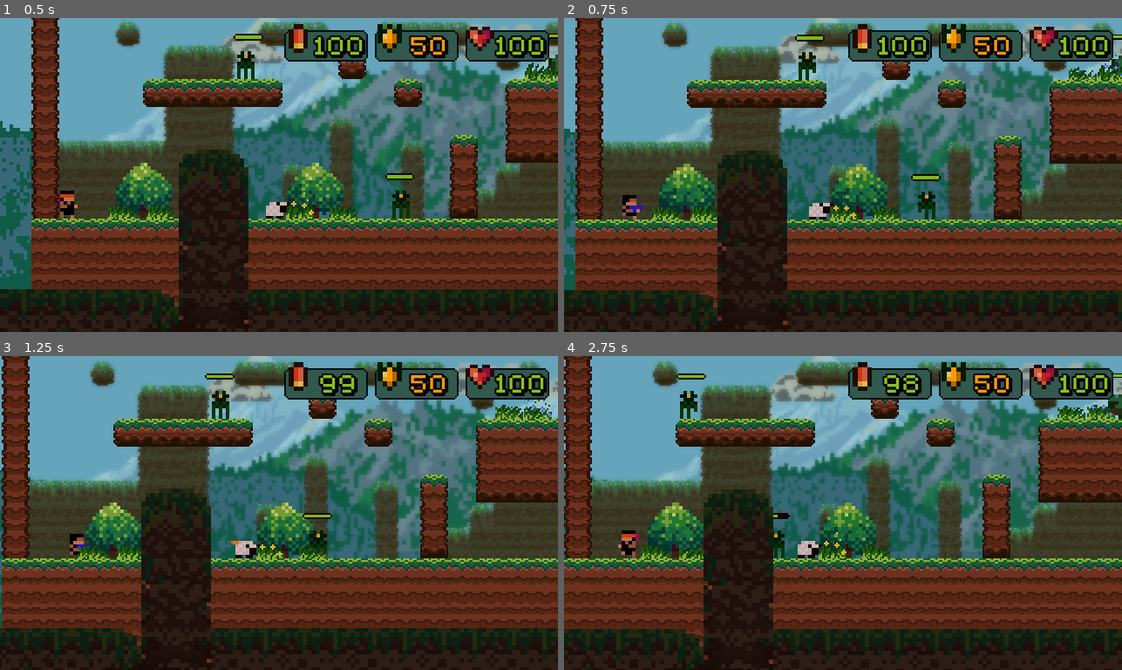
Above: before the commit, frames 1-4 (two rows, left to right).
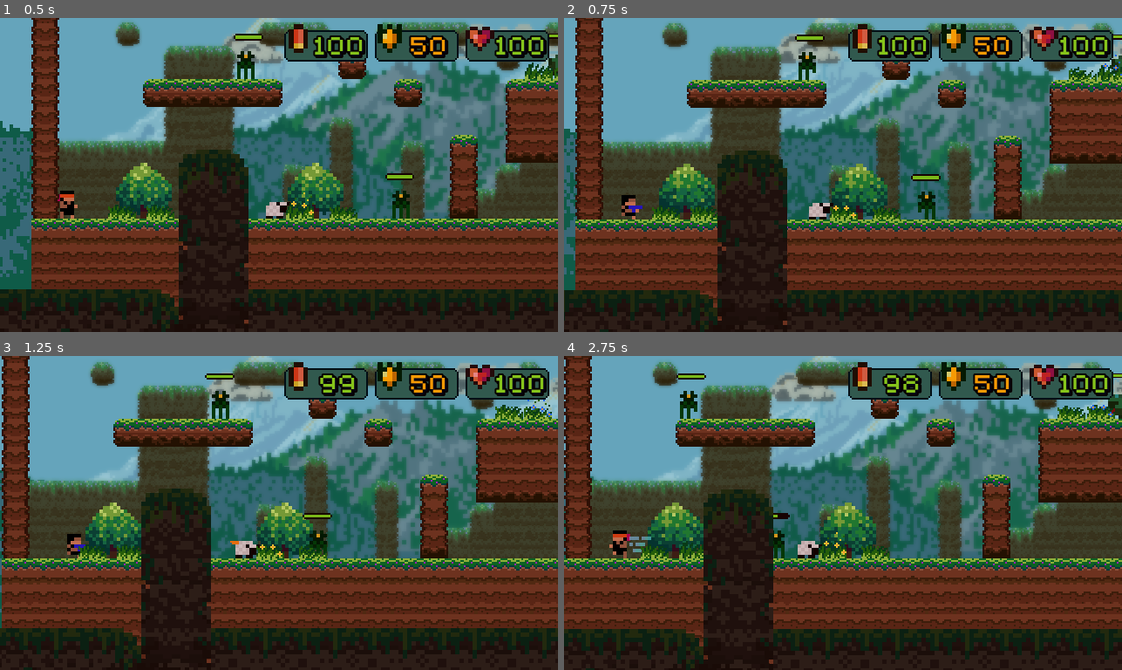
Above: after the commit, the same moments.

Repository: heartyhardy/pewpew-the-game
Game: Godot game, scene res://LevelOne.tscn
The game is run twice, just before and just after one commit, with the same random seed, the same clock (stepped at 60 frames per second) and the same inputs.
Inputs:
- Up to frame 1 (0.5 s): no input
- Up to frame 2 (0.75 s): tap Enter at 0.5 s; hold Right (ui_right) from 0.53 s (still down); tap V at 0.6 s
- Up to frame 3 (1.25 s): keep holding Right (ui_right); tap Space (ui_select) at 0.77 s; tap 1 at 0.8 s
- Up to frame 4 (2.75 s): tap 1 at 1.35 s; tap Space (ui_select) at 1.52 s; tap 2 at 1.55, 2.1 s; release Right (ui_right) at 2.03 s; hold Left (ui_left) from 2.03 s (still down); tap V at 2.3 s

Frame 1 is identical in both runs. In frame 2, less than 0.1% of the frame differs, in the area x 10-15%, y 56-65%; in frame 3, less than 0.1%; in frame 4, 0.5%, in the area x 8-25%, y 55-65%.

Commit message:
Added Melee mode, Passive Skills, Effects singletons, fixed bugs

Diff:
--- a/AttackMode.gd
+++ b/AttackMode.gd
@@ -1,6 +1,6 @@
 extends Node2D
 
-enum ATTACK_MODES {MELEE = 1, GUN = 2}
+enum ATTACK_MODES {MELEE = 1, RANGED = 2}
 
 var attack_mode_length = 2
 var current_attack_mode = ATTACK_MODES.MELEE
--- a/LevelOne.tscn
+++ b/LevelOne.tscn
@@ -38,7 +38,6 @@
 
 [node name="Player" parent="." instance=ExtResource( 2 )]
 position = Vector2( 16, 144 )
-speed = 55
 
 [node name="Enemies" type="Node2D" parent="."]
 
--- /dev/null
+++ b/MeleeAttackTypes.gd
@@ -0,0 +1,46 @@
+extends Node2D
+
+#AVAILABLE RANGE ATTACK AMMO TYPES
+const DEFAULT_PUNCH = preload("res://MeleeDefaultPunch.tscn")
+
+#UNLOCKED ATTACKS LIST
+onready var UNLOCKED_ATTACKS = {
+	1: true,
+	2: false
+}
+
+onready var current_attack = 1
+
+
+#GET CURRENTLY SELECTED AMMO TYPE
+func get_current_attack():
+	return get_melee_attack(current_attack)
+
+
+#SET CURRENT MELEE ATTACK
+func set_current_attack(punch_type:int) -> bool:
+	if is_attack_type_valid(punch_type):
+		current_attack = punch_type
+		return true
+	else:
+		return false
+
+
+
+#IS GIVEN ATTACK VALID?
+func is_attack_type_valid(punch_type:int) -> bool:
+	if UNLOCKED_ATTACKS.has(punch_type):
+		if UNLOCKED_ATTACKS[punch_type]:
+			return true
+		else:
+			return false
+	return false
+
+
+#GET MELEE ATTACK TYPE BY KEY
+func get_melee_attack(punch_type:int):
+	if !is_attack_type_valid(punch_type):
+		return DEFAULT_PUNCH
+	match punch_type:
+		1: return DEFAULT_PUNCH
+		_: return DEFAULT_PUNCH
--- /dev/null
+++ b/MeleeAttackTypes.tscn
@@ -0,0 +1,6 @@
+[gd_scene load_steps=2 format=2]
+
+[ext_resource path="res://MeleeAttackTypes.gd" type="Script" id=1]
+
+[node name="MeleeAttackTypes" type="Node2D"]
+script = ExtResource( 1 )
--- a/MeleeDefaultPunch.gd
+++ b/MeleeDefaultPunch.gd
@@ -1,6 +1,7 @@
 extends Area2D
 
 export(int) var damage = 25
+export(float) var cooldown = 0.35
 
 const SPEED = 50
 
--- /dev/null
+++ b/PassiveSkills.gd
@@ -0,0 +1,64 @@
+extends Node2D
+
+const PASSIVE_SKILLS = {
+#	ADDS 20 TO SPEED
+	"MINOR_HASTE": [false, 10]
+	}
+
+
+#IS SKILL ACTIVE
+func is_skill_active(skill: String) -> bool:
+	if PASSIVE_SKILLS.has(skill):
+		return PASSIVE_SKILLS[skill][0]
+	return false
+
+
+#ACTIVATE A SKILL
+func activate_skill(skill: String) -> int:
+	if PASSIVE_SKILLS.has(skill):
+		PASSIVE_SKILLS[skill][0] = true
+		return PASSIVE_SKILLS[skill][1]
+	return -1
+
+
+#DEACTIVATE A SKILL
+func deactivate_skill(skill: String) -> int:
+	if PASSIVE_SKILLS.has(skill):
+		PASSIVE_SKILLS[skill][0] = false
+		return PASSIVE_SKILLS[skill][1]
+	return -1
+
+
+func _physics_process(delta):
+#	APPLY MINOR HASTE IF IN MELEE MODE
+	print_debug(PlayerGlobals.get("is_on_ground"))
+	toggle_minor_haste()
+
+
+#PASSIVE SKILLS SECTION
+
+#*** MINOR HASTE ***
+
+#APPLY MINOR HASTE WHEN IN MELEE MODE
+func apply_minor_haste():
+	if is_skill_active("MINOR_HASTE"):
+		var current_speed = PlayerGlobals.get_speed()
+		PlayerGlobals.set_speed(current_speed + PASSIVE_SKILLS["MINOR_HASTE"][1])
+
+#REMOVE MINOR HASTE WHEN NOT IN MELEE MODEc
+func remove_minor_haste():
+	if !is_skill_active("MINOR_HASTE"):
+		var current_speed = PlayerGlobals.get_speed()
+		PlayerGlobals.set_speed(current_speed - PASSIVE_SKILLS["MINOR_HASTE"][1])
+
+
+#TOGGLE MINOR HASTE
+func toggle_minor_haste():
+	if AttackMode.get_attack_mode() == AttackMode.ATTACK_MODES.MELEE and PlayerGlobals.get("is_on_ground"):
+		if !is_skill_active("MINOR_HASTE"):
+			activate_skill("MINOR_HASTE")
+			apply_minor_haste()
+	elif AttackMode.get_attack_mode() != AttackMode.ATTACK_MODES.MELEE or !PlayerGlobals.get("is_on_ground"):
+		if is_skill_active("MINOR_HASTE"):
+			deactivate_skill("MINOR_HASTE")
+			remove_minor_haste()
--- /dev/null
+++ b/PassiveSkills.tscn
@@ -0,0 +1,6 @@
+[gd_scene load_steps=2 format=2]
+
+[ext_resource path="res://PassiveSkills.gd" type="Script" id=1]
+
+[node name="PassiveSkills" type="Node2D"]
+script = ExtResource( 1 )
--- a/Player.gd
+++ b/Player.gd
@@ -1,23 +1,16 @@
 extends KinematicBody2D
 
-export(int) var speed = 30
-export(int) var swim_speed = 20
 export(int) var hp = 100
 export(int) var armor = 50
 export(int) var ammo = 100
-
-export(float) var weapon_cooldown = 0.35
-export(float) var melee_cooldown = 0.3
+export(int) var speed = 50
+export(int) var jump_speed = -250
+export(int) var swim_speed = 20
 
 export(int) var buoyancy = 5
 
 const GRAVITY = 10
-const JUMP_FORCE = -250
 const FLOOR = Vector2(0, -1)
-
-const REGULAR_BULLET = preload("res://RegularBullet.tscn")
-const REGULAR_PUNCH = preload("res://MeleeDefaultPunch.tscn")
-const WATER_SPLASH = preload("res://WaterSplash.tscn")
 
 var velocity = Vector2()
 var submerged_velocity = Vector2()
@@ -41,6 +34,8 @@
 	PlayerGlobals.set("hp", hp)
 	PlayerGlobals.set("armor", armor)
 	PlayerGlobals.set("ammo", ammo)
+	PlayerGlobals.set("speed", speed)
+	PlayerGlobals.set("jump_speed", jump_speed)
 
 	var tilemap_rect = get_parent().get_node("BaseLayer/TileMap").get_used_rect()
 	var cell_size = get_parent().get_node("BaseLayer/TileMap").cell_size
@@ -50,17 +45,28 @@
 	$Player_Cam.limit_top = (tilemap_rect.position.y - 32) * cell_size.y
 	$Player_Cam.limit_bottom = tilemap_rect.end.y * cell_size.y
 
-	$ShootCDTimer.wait_time = weapon_cooldown
-	$MeleeCDTimer.wait_time = melee_cooldown
-
 
 #INPUT EVENTS
 func _input(event: InputEvent):
 	if event is InputEventKey and event.pressed:
-		if event.scancode == KEY_V:
-			attack_mode = AttackMode.cycle_attack_mode()
-
-
+		match event.scancode:
+			KEY_V:
+				attack_mode = AttackMode.cycle_attack_mode()
+			KEY_1:
+				process_attack_switch(1)
+			KEY_2:
+				process_attack_switch(2)
+
+
+#PROCESS ATTACK SWITCH KEY
+func process_attack_switch(attack_key:int):
+	if attack_mode == AttackMode.ATTACK_MODES.MELEE:
+		MeleeAttackTypes.set_current_attack(attack_key)
+	elif attack_mode == AttackMode.ATTACK_MODES.RANGED:
+		RangedAttackTypes.set_current_attack(attack_key)
+
+
+#*** PHYSICS PROCESS ***
 func _physics_process(delta):
 
 #	IF DEAD DON'T PROCESS PHYSICS
@@ -77,15 +83,21 @@
 		is_submerged = false
 
 
-
 #	GROUND MOVEMENT
 	if !is_submerged:
+#		SET PLAYER GLOBAL STATE
+		PlayerGlobals.set("is_on_ground", true)
+		PlayerGlobals.set("is_submerged", false)
+
 		handle_ground_movement()
 	elif is_submerged:
 #	UNDERWATER MOVEMENT
+#		SET PLAYER GLOBAL STATE
+		PlayerGlobals.set("is_on_ground", false)
+		PlayerGlobals.set("is_submerged", true)
 		handle_underwater_movement(tile)
 
-
+	print_debug(PlayerGlobals.get_speed())
 #	WATER SPLASH ON CONTACT
 	water_splash()
 
@@ -98,10 +110,10 @@
 	var tile = get_colliding_tile()
 	if tile[0] in [16, 19] and !is_on_floor():
 		is_water_splashed = true
-		print_debug(tile[1].x, tile[2].cell_size, tile[2].position.y)
 		var splash_pos = Vector2((tile[1].x * tile[2].cell_size.x)
 		 + tile[2].cell_size.x/2, (tile[1].y * tile[2].cell_size.y) - 6)
-		var splash = WATER_SPLASH.instance()
+#		GET WATER EFFECT FROM PRELOADER
+		var splash = SpecialEffectTypes.get_special_effect(1).instance()
 		get_parent().add_child(splash)
 		splash.position = splash_pos
 	$WaterSplashTimer.start()
@@ -111,41 +123,50 @@
 #GROUND MOVEMENT HANDLER
 func handle_ground_movement():
 #	HIDE BUBBLES
-	if $Bubbles_Anim.visible:
-		$Bubbles_Anim.stop()
-		$Bubbles_Anim.visible = false
+	hide_water_bubbles()
+
+	if attack_mode == AttackMode.ATTACK_MODES.MELEE and !$PassiveEffects/MinorHaste_Ani.visible:
+		show_haste_effects()
+	elif !attack_mode == AttackMode.ATTACK_MODES.MELEE:
+		hide_haste_effects()
 
 #	HORIZONTAL MOVEMENT
 	if Input.is_action_pressed("ui_right") and !is_ducked and !is_taking_damage and is_alive:
 		if !is_attacking or !is_on_floor():
-			velocity.x = speed
+			velocity.x = PlayerGlobals.get_speed()
 			if !is_attacking:
 				$Player_Anim.play(Animations.get_animation("RUN", attack_mode))
 				$Player_Anim.flip_h = false
 				if sign($ShootPoint.position.x)  == -1:
 					$ShootPoint.position.x *= -1
 					$MeleeHitPoint.position.x *= -1
+					$PassiveEffects/MinorHaste_Ani.position *= -1
+					$PassiveEffects/MinorHaste_Ani.flip_h = false
 	elif Input.is_action_pressed("ui_left") and !is_ducked and !is_taking_damage and is_alive:
 		if !is_attacking or !is_on_floor():
-			velocity.x = -speed
+			velocity.x = -PlayerGlobals.get_speed()
 			if !is_attacking:
 				$Player_Anim.play(Animations.get_animation("RUN", attack_mode))
 				$Player_Anim.flip_h = true
 				if sign($ShootPoint.position.x) == 1:
 					$ShootPoint.position.x *= -1
 					$MeleeHitPoint.position.x *= -1
+					$PassiveEffects/MinorHaste_Ani.position *= -1
+					$PassiveEffects/MinorHaste_Ani.flip_h = true
 	else:
 		velocity.x = 0
 		if is_on_ground and !is_attacking and is_alive and !is_ducked and !is_taking_damage:
 			$Player_Anim.play(Animations.get_animation("IDLE", attack_mode))
 		if is_on_ground and !is_attacking and is_alive and is_ducked and !is_taking_damage:
 			$Player_Anim.play(Animations.get_animation("DUCK", attack_mode))
+#		HIDE HASTE EFFECT WHEN STATIONARY
+		hide_haste_effects()
 
 
 #	VERTICAL MOVEMENT
 	if Input.is_action_pressed("ui_up") and !is_ducked and is_on_ground and is_alive:
 		if !is_attacking:
-			velocity.y = JUMP_FORCE
+			velocity.y = PlayerGlobals.get_jump_speed()
 			is_on_ground = false
 #	DUCK MODE
 	if Input.is_action_just_pressed("ui_down") and is_on_ground and is_alive:
@@ -198,9 +219,10 @@
 #UNDERWATERMOVEMENT HANDLER
 func handle_underwater_movement(collided_tile: Array):
 #	SHOW BUBBLES
-	if !$Bubbles_Anim.visible:
-		$Bubbles_Anim.visible = true
-		$Bubbles_Anim.play("Bubbles")
+	show_water_bubbles()
+
+#	HIDE HASTE VISUAL EFFECT (DISABLING IT HAPPENS IN PASSIVESKILLS PHYSICS PROCESS)
+	hide_haste_effects()
 
 #	HORIZONTAL MOVEMENT
 	if Input.is_action_pressed("ui_left"):
@@ -244,7 +266,7 @@
 			submerged_velocity.y += -swim_speed * 2
 		elif collided_tile[0] == 19:
 			is_submerged = false
-			velocity.y = JUMP_FORCE
+			velocity.y = PlayerGlobals.get_jump_speed()
 			velocity = move_and_slide(velocity, FLOOR)
 			return
 	elif Input.is_action_pressed("ui_down"):
@@ -267,13 +289,15 @@
 
 	if !is_ducked:
 		if is_on_floor():
+#			LATER CHANGE THIS SO PLAYER CAN CHASE AND HIT
 			velocity.x = 0
 		is_attacking = true
 		$Player_Anim.play("MeleeAttack")
-		var melee_punch = REGULAR_PUNCH.instance()
+		var melee_punch = MeleeAttackTypes.get_current_attack().instance()
 		melee_punch.set_direction(sign($MeleeHitPoint.position.x))
 		get_parent().add_child(melee_punch)
 		melee_punch.position = $MeleeHitPoint.global_position
+		$MeleeCDTimer.wait_time = melee_punch.cooldown
 		$MeleeCDTimer.start()
 
 
@@ -292,10 +316,11 @@
 		$Player_Anim.play("DuckShoot")
 	else:
 		$Player_Anim.play("Shoot")
-	var weapon_projectile = REGULAR_BULLET.instance()
+	var weapon_projectile = RangedAttackTypes.get_current_attack().instance()
 	weapon_projectile.set_direction(sign($ShootPoint.position.x))
 	get_parent().add_child(weapon_projectile)
 	weapon_projectile.position = $ShootPoint.global_position
+	$ShootCDTimer.wait_time = weapon_projectile.cooldown
 	$ShootCDTimer.start()
 
 #SET DUCK ON/OFF
@@ -412,6 +437,39 @@
 	return [tile, tile_collision_pos, tilemap]
 
 
+#***** TOGGLE FUNCTIONS ***
+
+#HIDE WATER BUBBLES
+func hide_water_bubbles():
+	if $Bubbles_Anim.visible:
+		$Bubbles_Anim.stop()
+		$Bubbles_Anim.visible = false
+
+
+#SHOW WATER BUBBLES
+func show_water_bubbles():
+	if !$Bubbles_Anim.visible:
+		$Bubbles_Anim.visible = true
+		$Bubbles_Anim.play("Bubbles")
+
+
+#HIDE HASTED ANIMATION WHEN NECESSARY
+func hide_haste_effects():
+	if $PassiveEffects/MinorHaste_Ani.visible:
+		$PassiveEffects/MinorHaste_Ani.visible = false
+		$PassiveEffects/MinorHaste_Ani.stop()
+		$PassiveEffects/MinorHaste_Ani.frame = 0
+
+
+#SHOW HASTED EFFECT
+func show_haste_effects():
+	if !$PassiveEffects/MinorHaste_Ani.visible:
+		$PassiveEffects/MinorHaste_Ani.visible = true
+		$PassiveEffects/MinorHaste_Ani.play("Hasted")
+
+#*** END OF TOGGLE FUNCTIONS ***
+
+
 #IS THE ANIMATION DONE?
 func _on_Player_Anim_animation_finished():
 	if is_taking_damage:
--- a/Player.tscn
+++ b/Player.tscn
@@ -84,6 +84,13 @@
 [ext_resource path="res://sprites/player/v1/player_melee_death_7.png" type="Texture" id=82]
 [ext_resource path="res://sprites/player/v1/player_melee_death_2.png" type="Texture" id=83]
 [ext_resource path="res://sprites/player/v1/player_melee_death_3.png" type="Texture" id=84]
+[ext_resource path="res://effects/passive/minor_haste/minor_haste_3.png" type="Texture" id=85]
+[ext_resource path="res://effects/passive/minor_haste/minor_haste_1.png" type="Texture" id=86]
+[ext_resource path="res://effects/passive/minor_haste/minor_haste_2.png" type="Texture" id=87]
+[ext_resource path="res://effects/passive/minor_haste/minor_haste_0.png" type="Texture" id=88]
+[ext_resource path="res://effects/passive/minor_haste/minor_haste_4.png" type="Texture" id=89]
+[ext_resource path="res://effects/passive/minor_haste/minor_haste_6.png" type="Texture" id=90]
+[ext_resource path="res://effects/passive/minor_haste/minor_haste_5.png" type="Texture" id=91]
 
 [sub_resource type="SpriteFrames" id=1]
 animations = [ {
@@ -193,36 +200,44 @@
 "speed": 5.0
 } ]
 
+[sub_resource type="RectangleShape2D" id=2]
+extents = Vector2( 6, 8 )
+
 [sub_resource type="RectangleShape2D" id=3]
-extents = Vector2( 6, 8 )
-
-[sub_resource type="RectangleShape2D" id=4]
 extents = Vector2( 5.23918, 5.81005 )
+
+[sub_resource type="SpriteFrames" id=4]
+animations = [ {
+"frames": [ ExtResource( 41 ), ExtResource( 40 ), ExtResource( 37 ), ExtResource( 43 ), ExtResource( 39 ), ExtResource( 38 ), ExtResource( 42 ), ExtResource( 41 ), ExtResource( 40 ), ExtResource( 37 ), ExtResource( 43 ), ExtResource( 39 ), ExtResource( 38 ), ExtResource( 42 ) ],
+"loop": true,
+"name": "AmmoPicked",
+"speed": 5.0
+}, {
+"frames": [ ExtResource( 25 ), ExtResource( 26 ), ExtResource( 28 ), ExtResource( 30 ), ExtResource( 27 ), ExtResource( 25 ), ExtResource( 26 ), ExtResource( 28 ), ExtResource( 30 ), ExtResource( 27 ), ExtResource( 29 ), ExtResource( 29 ) ],
+"loop": true,
+"name": "HPPicked",
+"speed": 5.0
+}, {
+"frames": [ ExtResource( 31 ), ExtResource( 35 ), ExtResource( 36 ), ExtResource( 32 ), ExtResource( 33 ), ExtResource( 34 ), ExtResource( 31 ), ExtResource( 35 ), ExtResource( 36 ), ExtResource( 32 ), ExtResource( 33 ), ExtResource( 34 ), ExtResource( 34 ) ],
+"loop": true,
+"name": "ArmorPicked",
+"speed": 5.0
+} ]
 
 [sub_resource type="SpriteFrames" id=5]
 animations = [ {
-"frames": [ ExtResource( 41 ), ExtResource( 40 ), ExtResource( 37 ), ExtResource( 43 ), ExtResource( 39 ), ExtResource( 38 ), ExtResource( 42 ), ExtResource( 41 ), ExtResource( 40 ), ExtResource( 37 ), ExtResource( 43 ), ExtResource( 39 ), ExtResource( 38 ), ExtResource( 42 ) ],
-"loop": true,
-"name": "AmmoPicked",
-"speed": 5.0
-}, {
-"frames": [ ExtResource( 31 ), ExtResource( 35 ), ExtResource( 36 ), ExtResource( 32 ), ExtResource( 33 ), ExtResource( 34 ), ExtResource( 31 ), ExtResource( 35 ), ExtResource( 36 ), ExtResource( 32 ), ExtResource( 33 ), ExtResource( 34 ), ExtResource( 34 ) ],
-"loop": true,
-"name": "ArmorPicked",
-"speed": 5.0
-}, {
-"frames": [ ExtResource( 25 ), ExtResource( 26 ), ExtResource( 28 ), ExtResource( 30 ), ExtResource( 27 ), ExtResource( 25 ), ExtResource( 26 ), ExtResource( 28 ), ExtResource( 30 ), ExtResource( 27 ), ExtResource( 29 ), ExtResource( 29 ) ],
-"loop": true,
-"name": "HPPicked",
+"frames": [ ExtResource( 61 ), ExtResource( 62 ), ExtResource( 60 ), ExtResource( 59 ) ],
+"loop": true,
+"name": "Bubbles",
 "speed": 5.0
 } ]
 
 [sub_resource type="SpriteFrames" id=6]
 animations = [ {
-"frames": [ ExtResource( 61 ), ExtResource( 62 ), ExtResource( 60 ), ExtResource( 59 ) ],
-"loop": true,
-"name": "Bubbles",
-"speed": 5.0
+"frames": [ ExtResource( 88 ), ExtResource( 86 ), ExtResource( 87 ), ExtResource( 85 ), ExtResource( 89 ), ExtResource( 91 ), ExtResource( 90 ) ],
+"loop": true,
+"name": "Hasted",
+"speed": 25.0
 } ]
 
 [node name="Player" type="KinematicBody2D"]
@@ -286,7 +301,7 @@
 [node name="Pick_Anim" type="AnimatedSprite" parent="."]
 visible = false
 scale = Vector2( 2, 2 )
-frames = SubResource( 5 )
+frames = SubResource( 4 )
 animation = "AmmoPicked"
 
 [node name="ShootCDTimer" type="Timer" parent="."]
@@ -300,9 +315,9 @@
 
 [node name="Bubbles_Anim" type="AnimatedSprite" parent="."]
 position = Vector2( 10.3207, -1.70516 )
-frames = SubResource( 6 )
+frames = SubResource( 5 )
 animation = "Bubbles"
-frame = 1
+frame = 2
 playing = true
 __meta__ = {
 "_edit_group_": true
@@ -316,6 +331,18 @@
 
 [node name="BubblesOrigin" type="Position2D" parent="."]
 position = Vector2( 5.71228, -5.37125 )
+
+[node name="PassiveEffects" type="Node2D" parent="."]
+
+[node name="MinorHaste_Ani" type="AnimatedSprite" parent="PassiveEffects"]
+modulate = Color( 1, 1, 1, 0.588235 )
+position = Vector2( -14.6293, -0.892015 )
+scale = Vector2( 1.75, 1.75 )
+frames = SubResource( 6 )
+animation = "Hasted"
+__meta__ = {
+"_edit_group_": true
+}
 [connection signal="animation_finished" from="Player_Anim" to="." method="_on_Player_Anim_animation_finished"]
 [connection signal="timeout" from="PulseStopTimer" to="." method="_on_PulseStopTimer_timeout"]
 [connection signal="timeout" from="PickupStopTimer" to="." method="_on_PickupStopTimer_timeout"]
--- a/PlayerGlobals.gd
+++ b/PlayerGlobals.gd
@@ -1,4 +1,7 @@
 extends Node2D
+
+const MAX_SPEED = 200
+const MAX_JUMP = 400
 
 #PLAYER OBJECT
 var player
@@ -7,6 +10,12 @@
 var hp
 var armor
 var ammo
+var speed
+var jump_speed
+
+#PLAYER STATUS
+var is_on_ground = false
+var is_submerged = false
 
 func _ready():
 	pass
@@ -29,6 +38,16 @@
 #GET PLAYER AMMO
 func get_ammo():
 	return ammo
+
+
+#GET PLAYER SPEED
+func get_speed():
+	return speed
+
+
+#GET JUMP SPEED
+func get_jump_speed():
+	return jump_speed
 
 
 #SET PLAYER HP
@@ -59,3 +78,15 @@
 		ammo = 999
 	else:
 		ammo = player_ammo
+
+
+#SET PLAYER SPEED
+func set_speed(player_speed):
+	if speed <= MAX_SPEED:
+		speed = player_speed
+
+
+#SET PLAYER JUMP_SPEED
+func set_jump_speed(player_jump):
+	if speed <= MAX_JUMP:
+		jump_speed = player_jump
--- /dev/null
+++ b/RangedAttackTypes.gd
@@ -0,0 +1,45 @@
+extends Node2D
+
+#AVAILABLE RANGE ATTACK AMMO TYPES
+const REGULAR_ATTACK = preload("res://RegularBullet.tscn")
+
+#UNLOCKED ATTACKS LIST
+onready var UNLOCKED_ATTACKS = {
+	1: true,
+	2: false
+}
+
+onready var current_attack = 1
+
+
+#GET CURRENTLY SELECTED AMMO TYPE
+func get_current_attack():
+	return get_ranged_attack(current_attack)
+
+
+#SET CURRENT AMMO TYPE
+func set_current_attack(ammo_type:int) -> bool:
+	if is_attack_type_valid(ammo_type):
+		current_attack = ammo_type
+		return true
+	else:
+		return false
+
+
+#IS GIVEN ATTACK VALID?
+func is_attack_type_valid(ammo_type:int) -> bool:
+	if UNLOCKED_ATTACKS.has(ammo_type):
+		if UNLOCKED_ATTACKS[ammo_type]:
+			return true
+		else:
+			return false
+	return false
+
+
+#GET RANAGED ATTACK AMMO TYPE BY KEY
+func get_ranged_attack(ammo_type:int):
+	if !is_attack_type_valid(ammo_type):
+		return REGULAR_ATTACK
+	match ammo_type:
+		1: return REGULAR_ATTACK
+		_: return REGULAR_ATTACK
--- /dev/null
+++ b/RangedAttackTypes.tscn
@@ -0,0 +1,6 @@
+[gd_scene load_steps=2 format=2]
+
+[ext_resource path="res://RangedAttackTypes.gd" type="Script" id=1]
+
+[node name="RangedAttackTypes" type="Node2D"]
+script = ExtResource( 1 )
--- a/RegularBullet.gd
+++ b/RegularBullet.gd
@@ -2,6 +2,7 @@
 
 export(int) var speed = 200
 export(int) var damage = 10
+export(float) var cooldown = 0.35
 
 var velocity = Vector2()
 var direction = 1
--- a/Seaweed.gd
+++ b/Seaweed.gd
@@ -6,6 +6,7 @@
 	gen_z_index()
 	gen_start_frame()
 
+
 #GENERATE A RANDOM Z-INDEX
 func gen_z_index():
 	rand.randomize()
@@ -13,11 +14,11 @@
 	$Seaweed_Anim.z_index = zindex
 
 
+#GENERATE A RANDOM START FRAME
 func gen_start_frame():
 	rand.randomize()
 	var frames = $Seaweed_Anim.frames.get_frame_count("Idle")
 	var start_frame = rand.randi_range(0, frames)
-	print_debug(start_frame)
 	$Seaweed_Anim.stop()
 	$Seaweed_Anim.frame = start_frame
 	$Seaweed_Anim.play("Idle")
--- /dev/null
+++ b/SpecialEffectTypes.gd
@@ -0,0 +1,11 @@
+extends Node2D
+
+#AVAILABLE RANGE ATTACK AMMO TYPES
+const WATER_SPLASH = preload("res://WaterSplash.tscn")
+
+
+#GET RANAGED ATTACK AMMO TYPE BY KEY
+func get_special_effect(effet_type:int):
+	match effet_type:
+		1: return WATER_SPLASH
+		_: return null
--- /dev/null
+++ b/SpecialEffectTypes.tscn
@@ -0,0 +1,6 @@
+[gd_scene load_steps=2 format=2]
+
+[ext_resource path="res://SpecialEffectTypes.gd" type="Script" id=1]
+
+[node name="SpecialEffectTypes" type="Node2D"]
+script = ExtResource( 1 )
--- a/project.godot
+++ b/project.godot
@@ -26,6 +26,10 @@
 SkillChecks="*res://SkillChecks.tscn"
 AttackMode="*res://AttackMode.tscn"
 Animations="*res://Animations.tscn"
+RangedAttackTypes="*res://RangedAttackTypes.tscn"
+MeleeAttackTypes="*res://MeleeAttackTypes.tscn"
+SpecialEffectTypes="*res://SpecialEffectTypes.tscn"
+PassiveSkills="*res://PassiveSkills.tscn"
 
 [display]
 
Not shown: 3 places in MeleeDefaultPunch.tscn that only renumber resources
Not shown: 2 places in Player.tscn that only renumber resources
Binary file added: effects/passive/minor_haste/minor_haste_0.png
Not shown, added: effects/passive/minor_haste/minor_haste_0.png.import
Binary file added: effects/passive/minor_haste/minor_haste_1.png
Not shown, added: effects/passive/minor_haste/minor_haste_1.png.import
Binary file added: effects/passive/minor_haste/minor_haste_2.png
Not shown, added: effects/passive/minor_haste/minor_haste_2.png.import
Binary file added: effects/passive/minor_haste/minor_haste_3.png
Not shown, added: effects/passive/minor_haste/minor_haste_3.png.import
Binary file added: effects/passive/minor_haste/minor_haste_4.png
Not shown, added: effects/passive/minor_haste/minor_haste_4.png.import
(and 4 more such lines)
